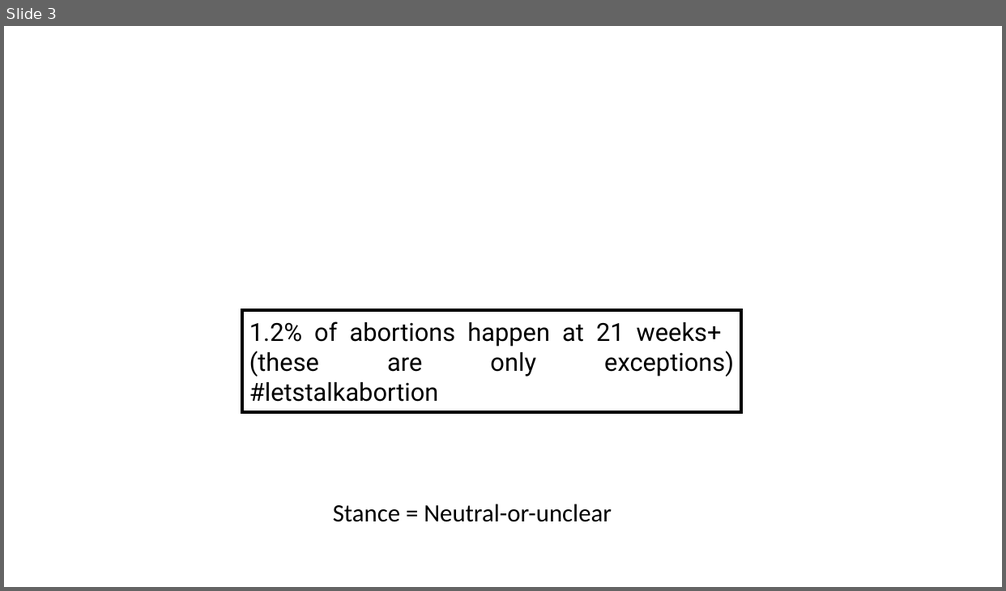
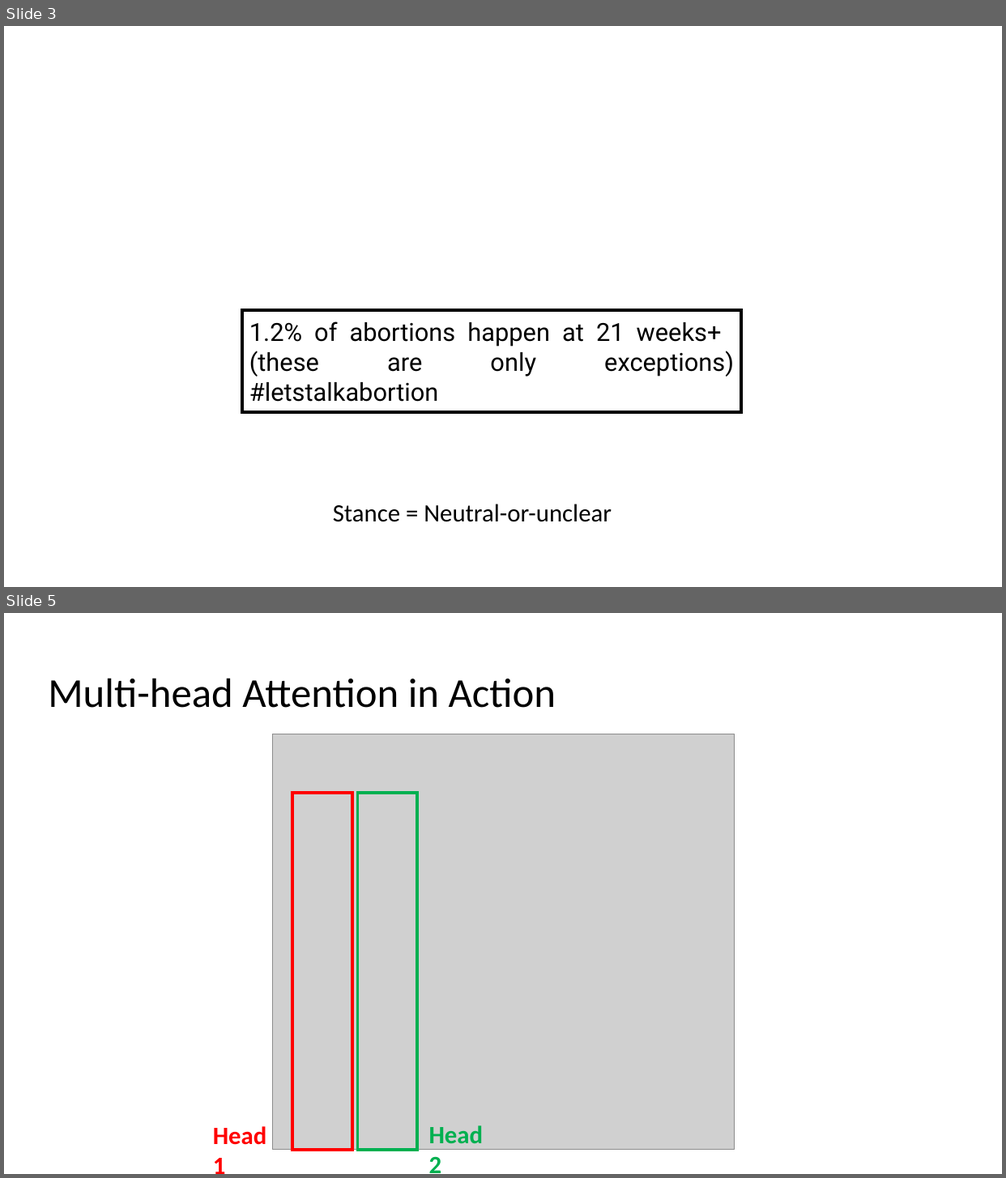
Before and after one commit to yunshiuan/prelim_stance_detection, a slide deck: images/processing_images.pptx. Shown one above the other, each under a label of ours: slide 3 before the commit, slides 3 and 5 after it; the slides between them are not shown. The pictures are 1006x591 and 1006x1178 pixels, drawn with LibreOffice and Linux fonts; fonts in the diff are those of the drawing; grey boxes stand for pictures. Boxes give left, top, right and bottom in pixels: in the first picture for what was removed or moved away, otherwise in the second. Text is boxed around its words. In the diff, an @@ line names an element or a change of style, - is before the commit and + after.

Commit message:
update pptx

```diff
--- a/images/processing_images.pptx
+++ b/images/processing_images.pptx
@@ slide 5 added at [4,613,1002,1174], background #FFFFFF @@
@@ title added at [48,678,556,708], 39.6 pt, text #000000 @@
+Multi-head Attention in Action
@@ picture added at [273,734,734,1150] @@
@@ rectangle added at [293,793,353,1150], outline #FF0000 3 pt @@
@@ rectangle added at [357,793,417,1150], outline #00B050 3 pt @@
@@ text added at [213,1127,267,1145], 24 pt, text #FF0000, bold @@
+Head 1
@@ text added at [429,1126,484,1174], 24 pt, text #00B050, bold @@
+Head 2
```
Also in this commit, not shown: 1 other slide added.
